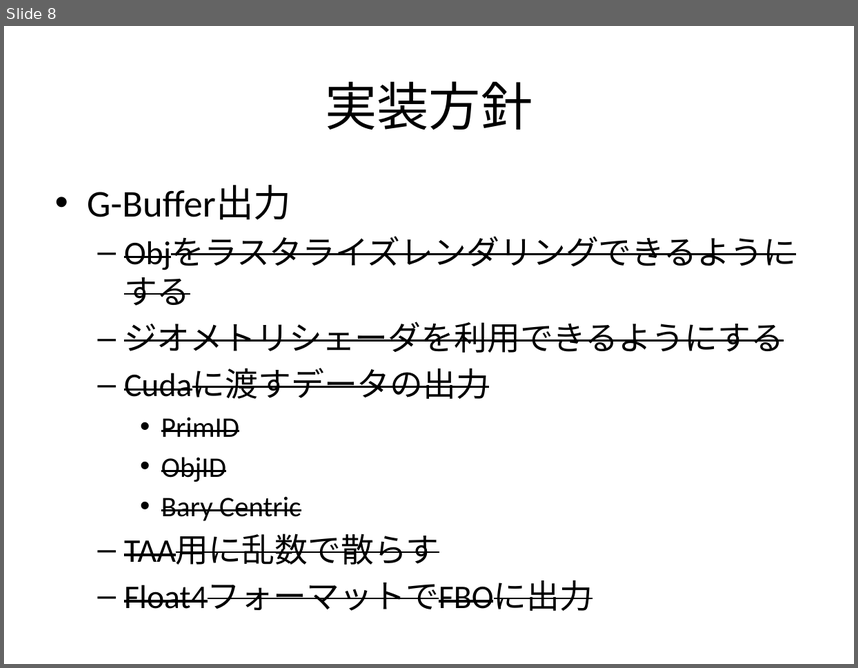
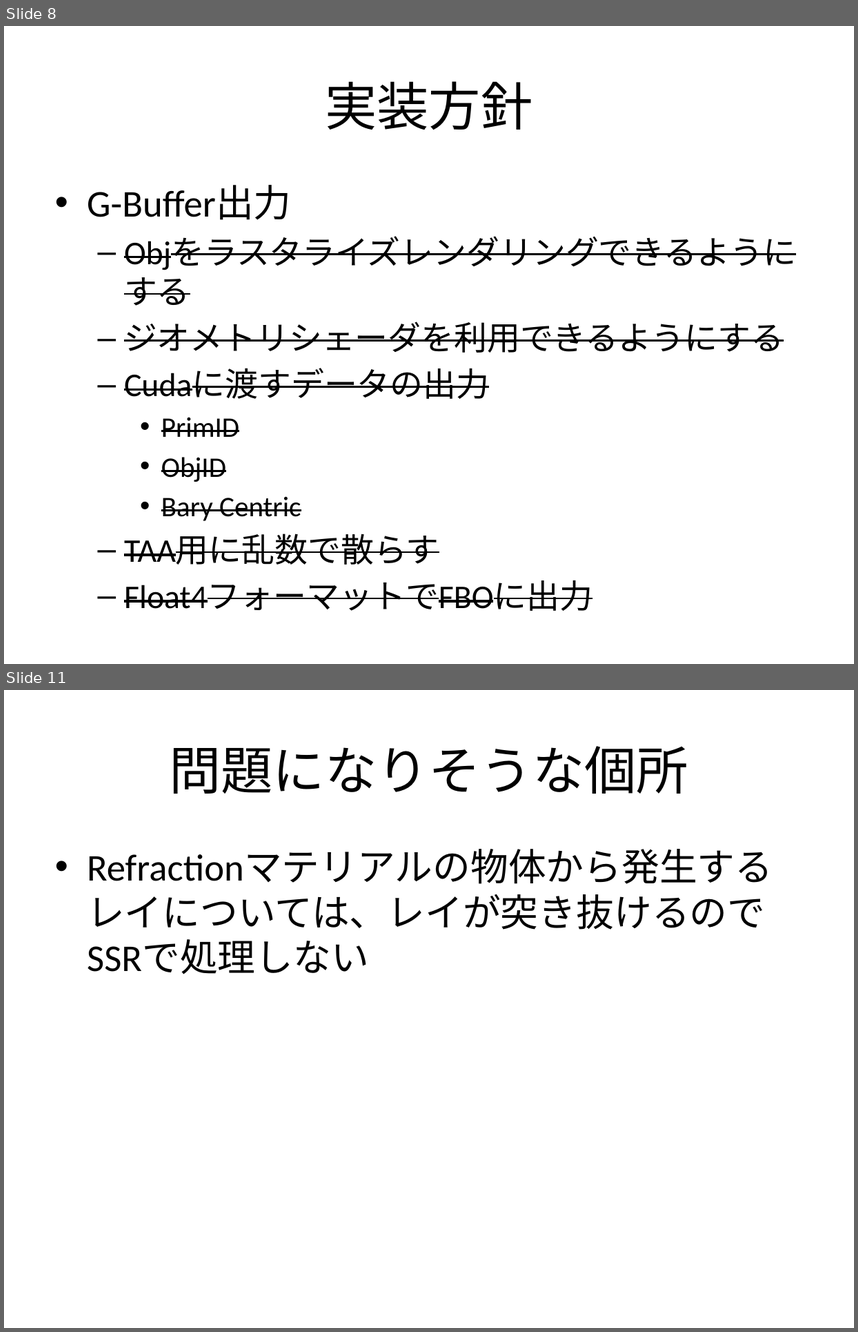
Before and after one commit to nackdai/aten, a slide deck: docs/Scree Space Ray Tracing.pptx. Shown one above the other, each under a label of ours: slide 8 before the commit, slides 8 and 11 after it; the slides between them are not shown. The pictures are 858x668 and 858x1332 pixels, drawn with LibreOffice and Linux fonts; fonts in the diff are those of the drawing. Boxes give left, top, right and bottom in pixels: in the first picture for what was removed or moved away, otherwise in the second. Text is boxed around its words. In the diff, an @@ line names an element or a change of style, - is before the commit and + after.

```diff
--- a/docs/Scree Space Ray Tracing.pptx
+++ b/docs/Scree Space Ray Tracing.pptx
@@ slide 11 added at (4,690,854,1328), background #FFFFFF @@
@@ title added at (169,746,688,793), 44 pt, text #000000 @@
+問題になりそうな個所
@@ text added at (87,894,765,974), 32 pt, text #000000 @@
+• Refractionマテリアルの物体から発生するレイについては、レイが突き抜けるのでSSRで処理しない
```
Also in this commit, not shown: 1 slide changed, 1 other slide added.
